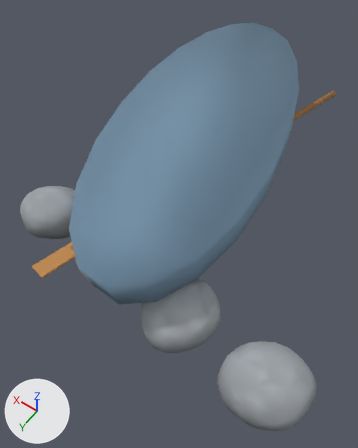
A saved change to the glTF model assets/models/lifeboat.glb.
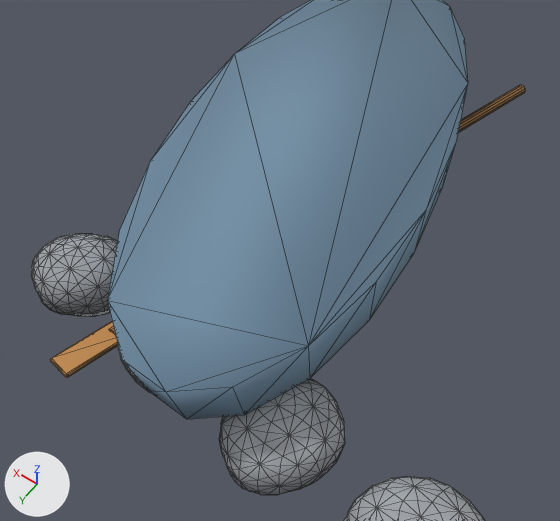
The first picture shows the older version from a 50 mm camera at (-1.54, 2.51, 3.04) aimed at (-0.17, 0.59, 0.02). The close-ups show the older and then the newer version on the part from 0% to 100% of the width and 8% to 83% of the height of that picture. Only the edits that show in the close-ups are written down. The lights are fixed; the arrows at lower left show +X, +Y and +Z. The close-ups show mesh edges as thin lines. Where no turn or scale is listed for an object, it has been applied to the vertices. Vertices at exactly the same position are counted once.

The older version as bpy lines, for what is in view:
```python
me_lifeboat = bpy.data.meshes.new('Lifeboat')
me_lifeboat.from_pydata(...)  # 1326 vertices, 2608 faces; spans x -1.6..0.88, y -1.73..1.68, z -0.12..0.78
me_lifeboat.materials.append(mat_vc)
ob_lifeboat = bpy.data.objects.new('Lifeboat', me_lifeboat)
ob_lifeboat.location = (0.0, 0.0, 0.0)
```
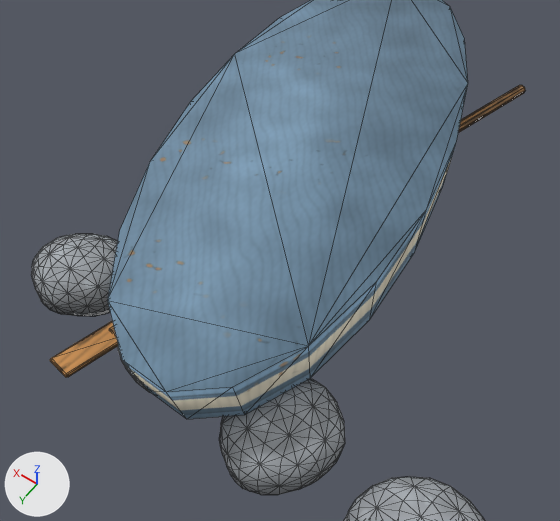
What differs and where, as boxes [x1, y1, x2, y2] in the close-ups (560 x 521 px):
'Lifeboat', reshaped: before [31, 0, 526, 521]; after [31, 0, 525, 521]
part 1 of me_lifeboat, reshaped: before [109, 85, 526, 335]; after [109, 85, 525, 335]
part 2 of me_lifeboat, recoloured: [51, 4, 460, 521] in both

Patch to the scene script:
```diff
--- a/assets/models/lifeboat.glb.py
+++ b/assets/models/lifeboat.glb.py
@@ img_lifeboat_albedo @@
+img_lifeboat_albedo = load_image('lifeboat_albedo', '_unpacked/lifeboat_albedo', 1024, 1024, 'sRGB')
@@ mat_lifeboat_mat @@
+mat_lifeboat_mat = principled_material('lifeboat_mat')
+mat_lifeboat_mat.texture = img_lifeboat_albedo
+mat_lifeboat_mat.roughness = 0.9
@@ me_lifeboat @@
 # used by ob_lifeboat; location = (0.0, 0.0, 0.0)
-me_lifeboat.from_pydata(...)  # 1326 vertices, 2608 faces; spans x -1.6..0.88, y -1.73..1.68, z -0.12..0.78
+me_lifeboat.from_pydata(...)  # 1318 vertices, 2592 faces; spans x -1.6..0.88, y -1.73..1.68, z -0.12..0.78
+# me_lifeboat part 1
+# 14 vertices are removed from x -0.45..0.26, y -1.7..1.32, z -0.09..0.2
+# 42 faces are deleted
+# 1 vertex moves within x 0.26, y 1.3, z 0.19
+# 6 vertices are added at (-0.41, -1.7, -0.08), (-0.45, -1.69, -0.08), (-0.44, -1.69, -0.03), (-0.4, -1.7, -0.04), (0.22, 1.32, 0.16), (0.22, 1.31, 0.2)
+# 26 new faces join them
+# me_lifeboat part 2: 2566 faces spanning x -1.6..0.88, y -1.73..1.68, z -0.12..0.78 switch from mat_vc to mat_lifeboat_mat (picture img_lifeboat_albedo)
```
